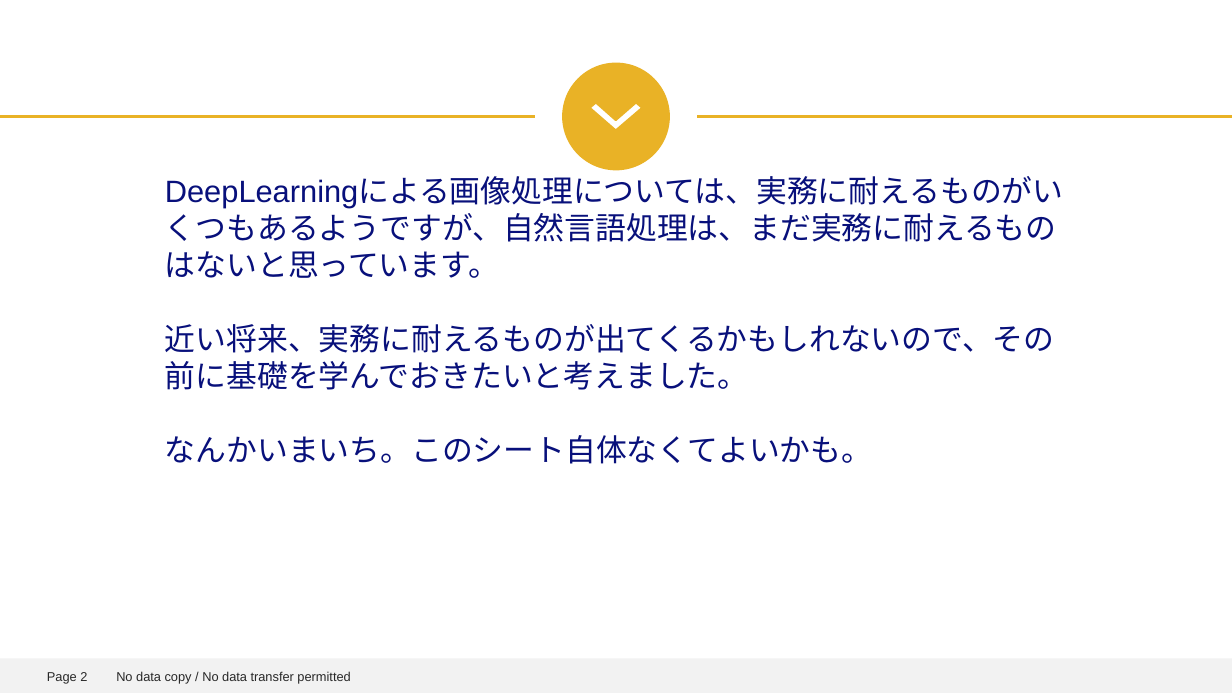
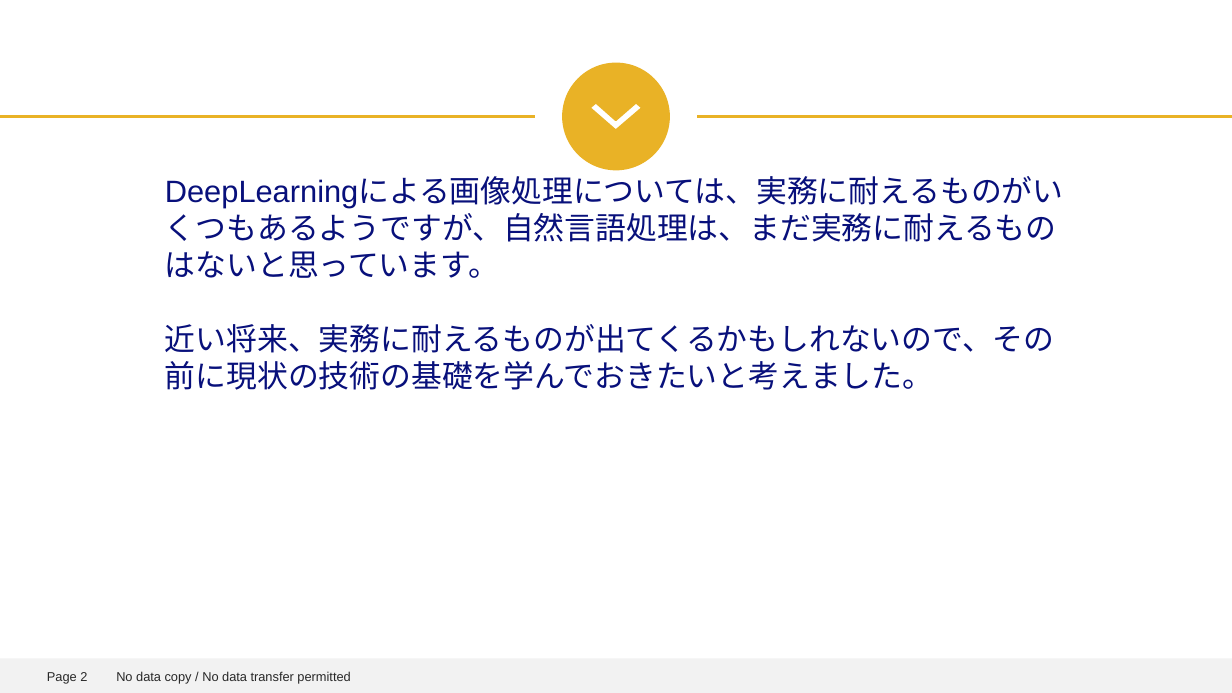
Before and after one commit to sunday-robot/DeepLerningKot, a slide deck: slide 2 of word2vecの紹介.pptx. Drawn at 1232x693 pixels with LibreOffice and Linux fonts; fonts in the diff are those of the drawing; background and template pictures are left out. Boxes give left, top, right and bottom in pixels: in the first picture for what was removed or moved away, otherwise in the second. Text is boxed around its words. In the diff, an @@ line names an element or a change of style, - is before the commit and + after.

```diff
--- a/word2vecの紹介.pptx
+++ b/word2vecの紹介.pptx
@@ text at (x1=165, y1=324, x2=1055, y2=390): text changed @@
-近い将来、実務に耐えるものが出てくるかもしれないので、その前に基礎を学んでおきたいと考えました。
-なんかいまいち。このシート自体なくてよいかも。
+近い将来、実務に耐えるものが出てくるかもしれないので、その前に現状の技術の基礎を学んでおきたいと考えました。
```
Also in this commit, not shown: 6 other slides changed, 1 slide added, 7 other files.
